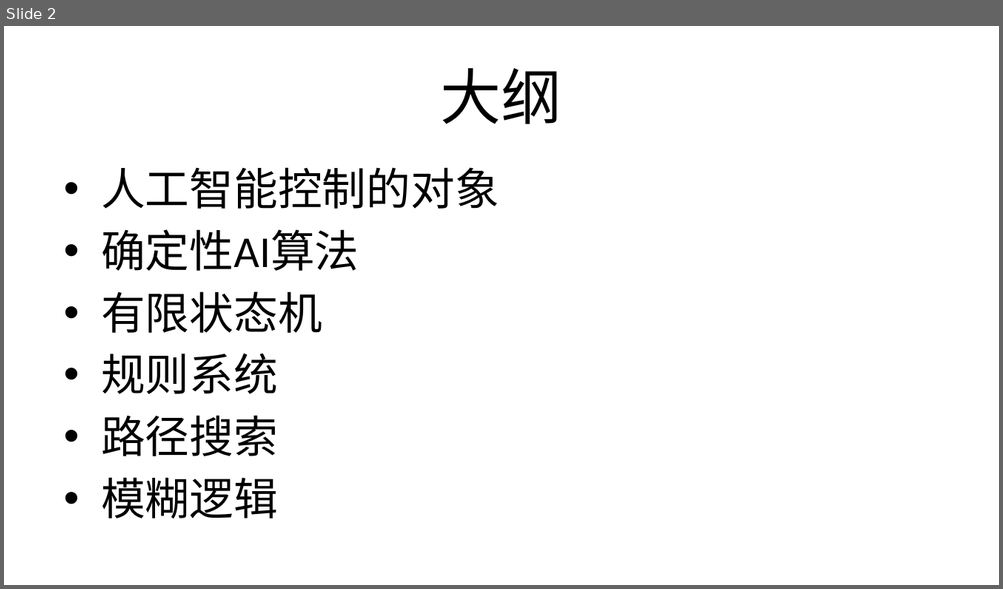
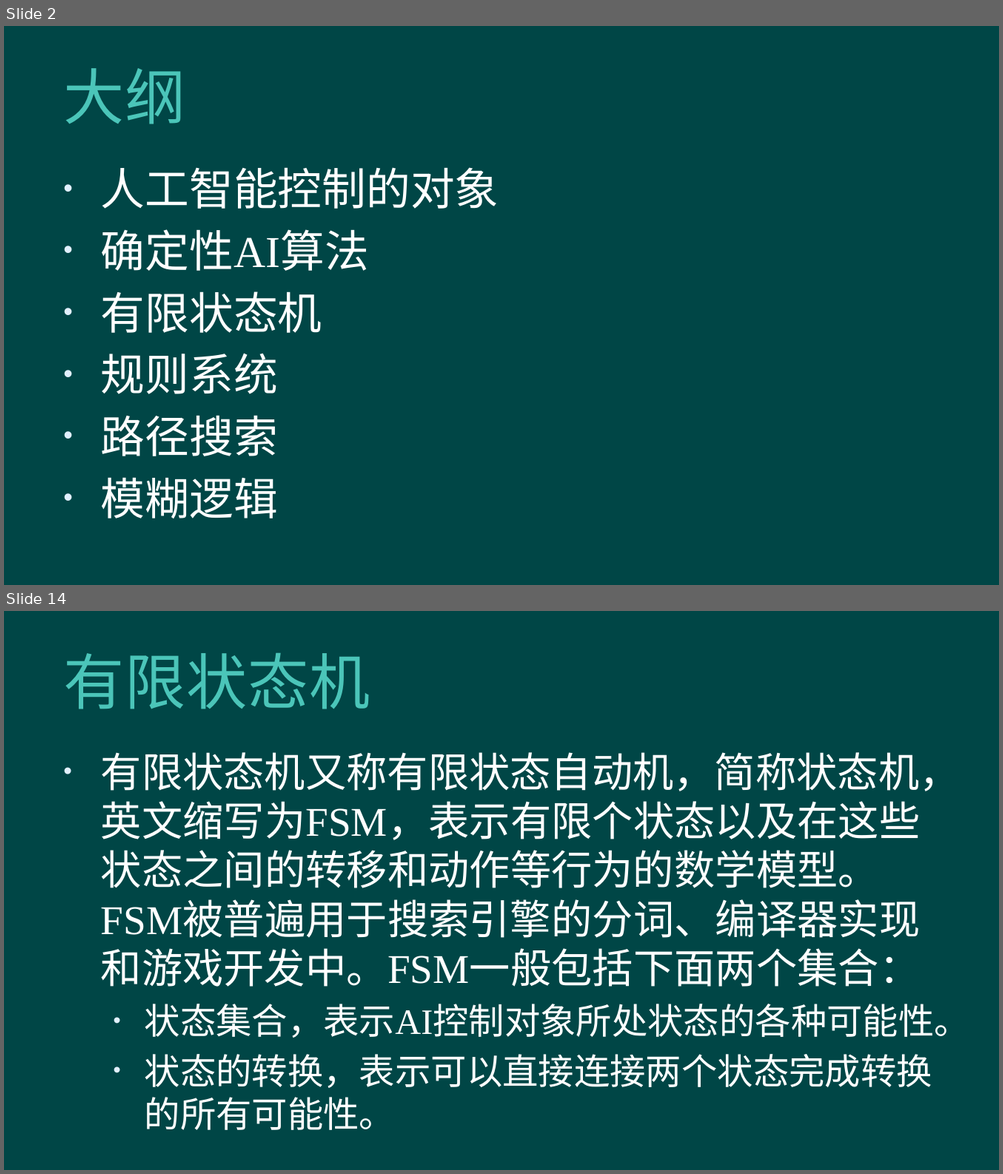
Before and after one commit to hanhonglei/Course_GameEngine, a slide deck: Slides/Principle/13 人工智能/13 人工智能.pptx. Shown one above the other, each under a label of ours: slide 2 before the commit, slides 2 and 14 after it; the slides between them are not shown. The pictures are 1003x589 and 1003x1174 pixels, drawn with LibreOffice and Linux fonts; fonts in the diff are those of the drawing; background and template pictures are left out. Boxes give left, top, right and bottom in pixels: in the first picture for what was removed or moved away, otherwise in the second. Text is boxed around its words. In the diff, an @@ line names an element or a change of style, - is before the commit and + after.

```diff
--- a/Slides/Principle/13 人工智能/13 人工智能.pptx
+++ b/Slides/Principle/13 人工智能/13 人工智能.pptx
@@ slide 14 added at <box>4,611,999,1170</box>, background #004646 @@
@@ title added at <box>63,653,370,709</box>, 44 pt, text #4BC5B9 @@
+有限状态机
@@ text added at <box>101,752,970,1130</box>, 29.6 pt, text #FFFFFF @@
+• 有限状态机又称有限状态自动机，简称状态机，英文缩写为FSM，表示有限个状态以及在这些状态之间的转移和动作等行为的数学模型。FSM被普遍用于搜索引擎的分词、编译器实现和游戏开发中。FSM一般包括下面两个集合：
+  • 状态集合，表示AI控制对象所处状态的各种可能性。
+  • 状态的转换，表示可以直接连接两个状态完成转换的所有可能性。
@@ slide 2 changed as well @@
@@ background #FFFFFF to #004646 @@
@@ title "大纲" at <box>63,68,185,124</box>: text colour #000000 to #4BC5B9, letter spacing 0 to 0.5 pt; alignment centre to left @@
@@ text "人工智能控制的对象" at <box>101,167,499,519</box>: font Calibri to Times New Roman, text colour #000000 to #FFFFFF @@
```
Also in this commit, not shown: 1 other slide changed, 83 other slides added, 53 other files.
